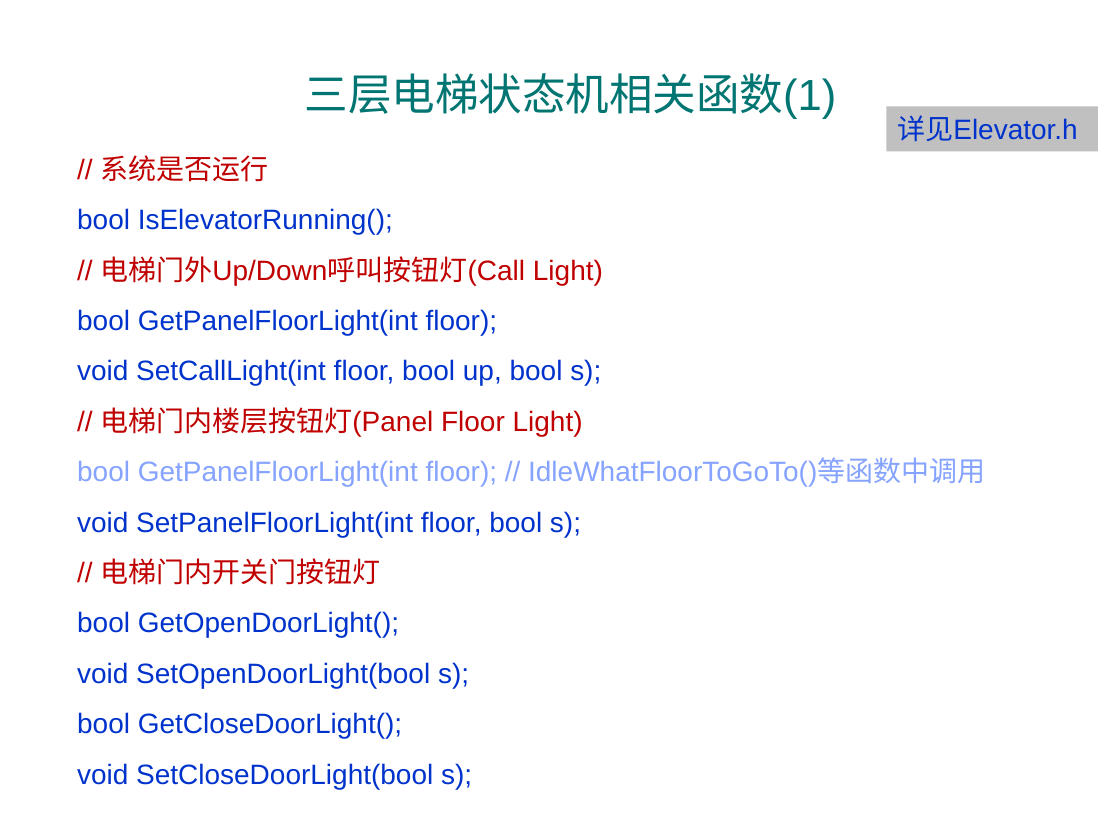
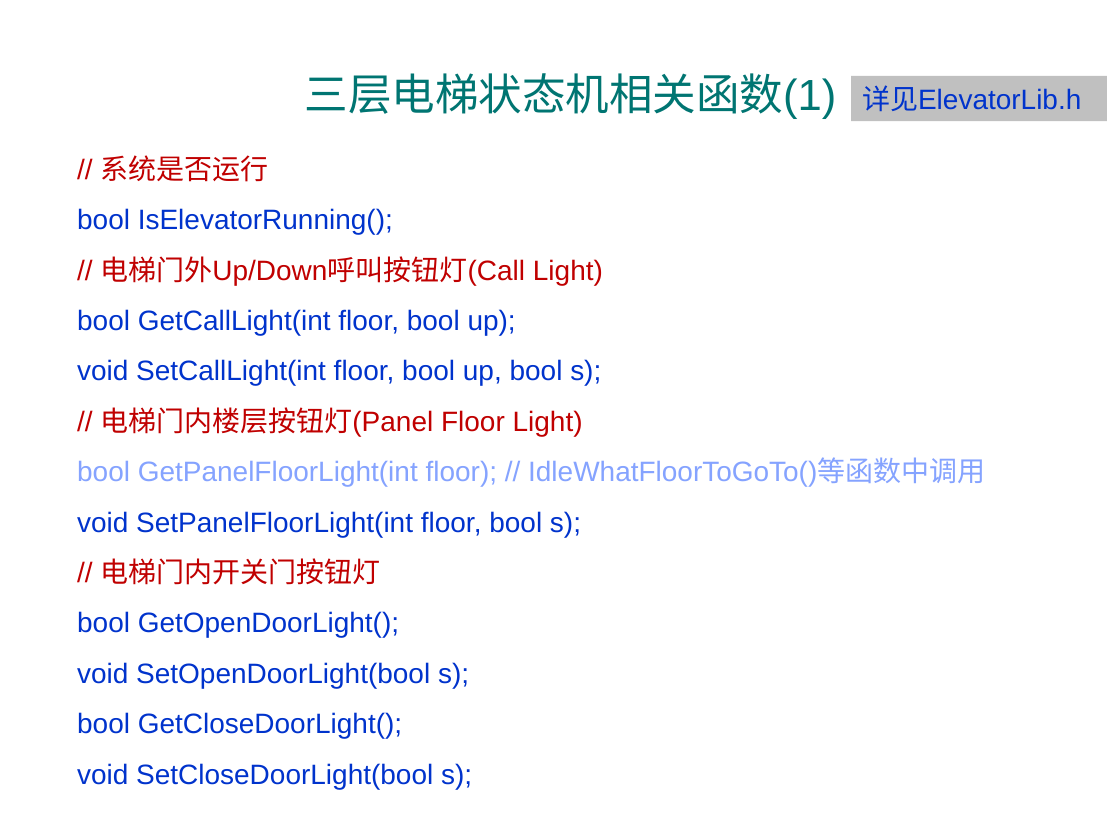
Before and after one commit to jtrfid/C-Repositories, a slide deck: slide 37 of C语言课程设计/2016/Garage_mfc/状态和状态机.pptx. Drawn at 1120x840 pixels with LibreOffice and Linux fonts; fonts in the diff are those of the drawing; background and template pictures are left out. Boxes give left, top, right and bottom in pixels: in the first picture for what was removed or moved away, otherwise in the second. Text is boxed around its words. In the diff, an @@ line names an element or a change of style, - is before the commit and + after.

```diff
--- a/C语言课程设计/2016/Garage_mfc/状态和状态机.pptx
+++ b/C语言课程设计/2016/Garage_mfc/状态和状态机.pptx
@@ rectangle "详见ElevatorLib.h": place and size @@
-rectangle "详见ElevatorLib.h" at (886,106,1098,151)
+rectangle "详见ElevatorLib.h" at (851,76,1107,121)
@@ text in rectangle at (862,85,1081,112): text changed @@
-详见Elevator.h
+详见ElevatorLib.h
@@ text at (77,309,516,335): text changed @@
-bool GetPanelFloorLight(int floor);
+bool GetCallLight(int floor, bool up);
```
Also in this commit, not shown: 3 other slides changed.
